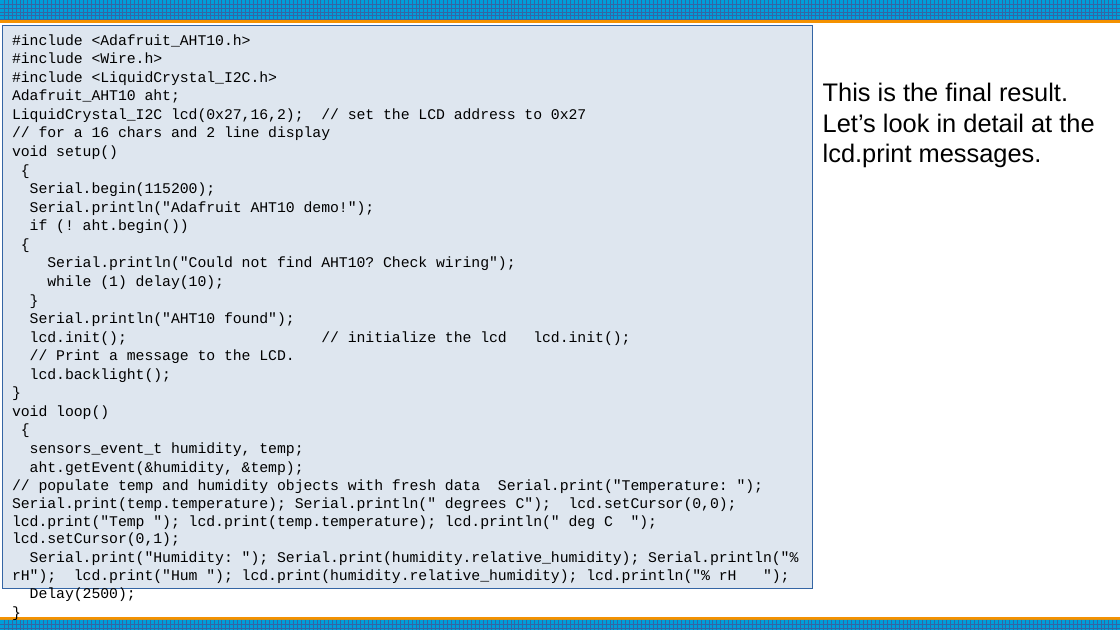
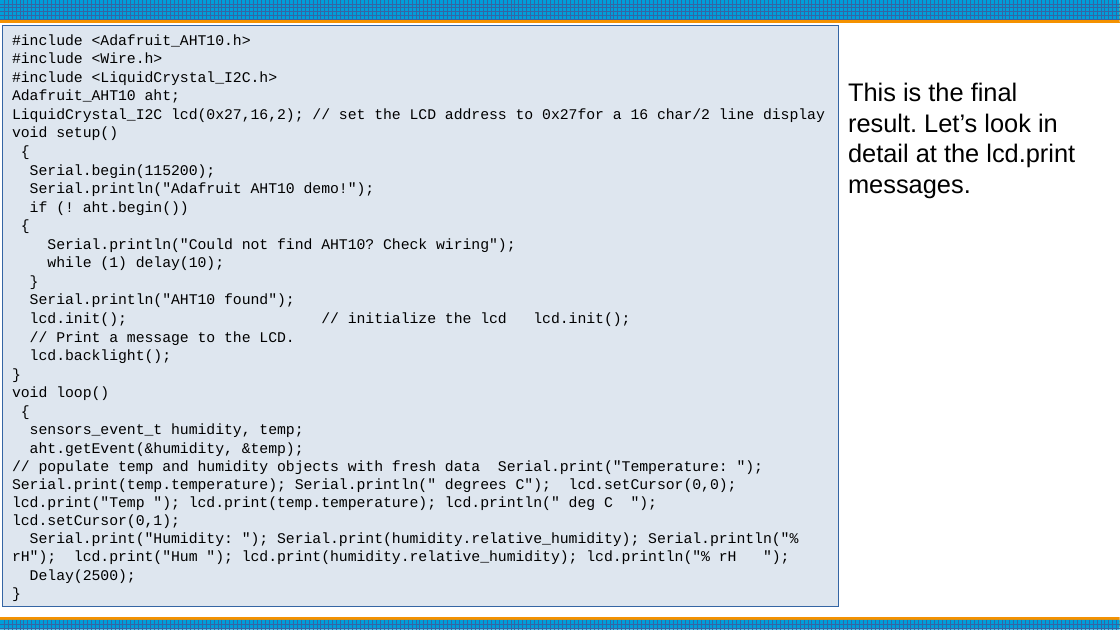
Before and after one commit to bpguy/gps_grid_sq_lcd, a slide deck: slide 17 of Arduino Basics.pptx. Drawn at 1120x630 pixels with LibreOffice and Linux fonts; fonts in the diff are those of the drawing. Boxes give left, top, right and bottom in pixels: in the first picture for what was removed or moved away, otherwise in the second. Text is boxed around its words. In the diff, an @@ line names an element or a change of style, - is before the commit and + after.

Commit message:
Update Arduino Basics.pptx
fixed typos, fixed formatting
added LCD phot of final sketch

```diff
--- a/Arduino Basics.pptx
+++ b/Arduino Basics.pptx
@@ rectangle "#include <Adafruit_AHT10.h>": place and size @@
-rectangle "#include <Adafruit_AHT10.h>" at (2, 25, 813, 588)
+rectangle "#include <Adafruit_AHT10.h>" at (2, 25, 838, 607)
@@ text "This is the final result. ..." rewrapped from (823, 82, 1094, 168) to (848, 82, 1075, 198) @@
@@ text in rectangle at (12, 108, 825, 122): text changed @@
-LiquidCrystal_I2C lcd(0x27,16,2); // set the LCD address to 0x27
-// for a 16 chars and 2 line display
+LiquidCrystal_I2C lcd(0x27,16,2); // set the LCD address to 0x27for a 16 char/2 line display
```
Also in this commit, not shown: 8 other slides changed, 1 slide added.
